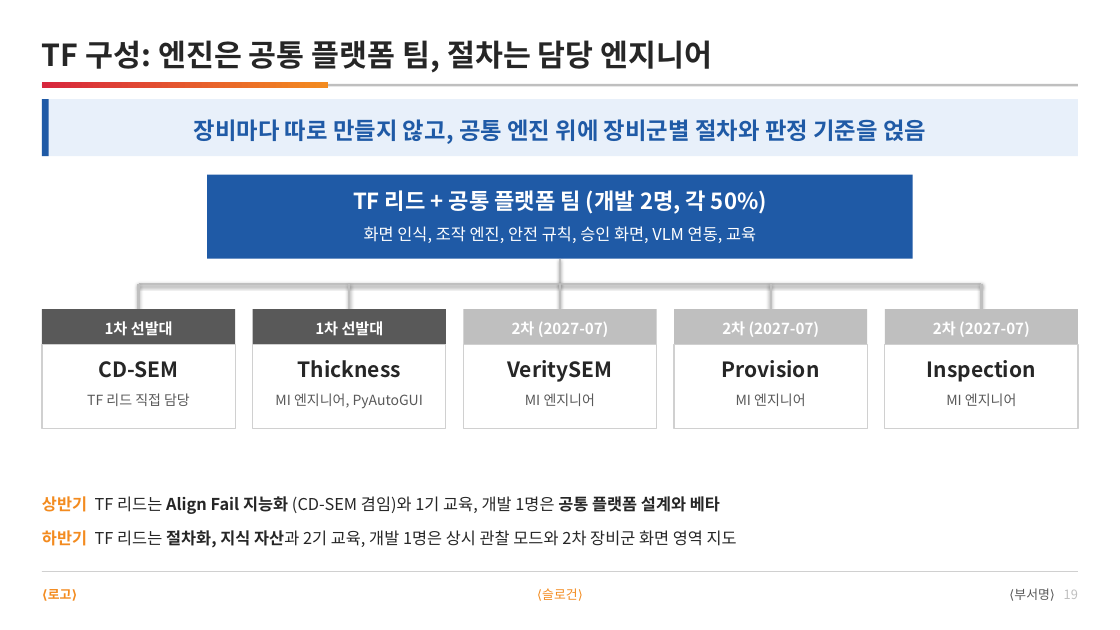
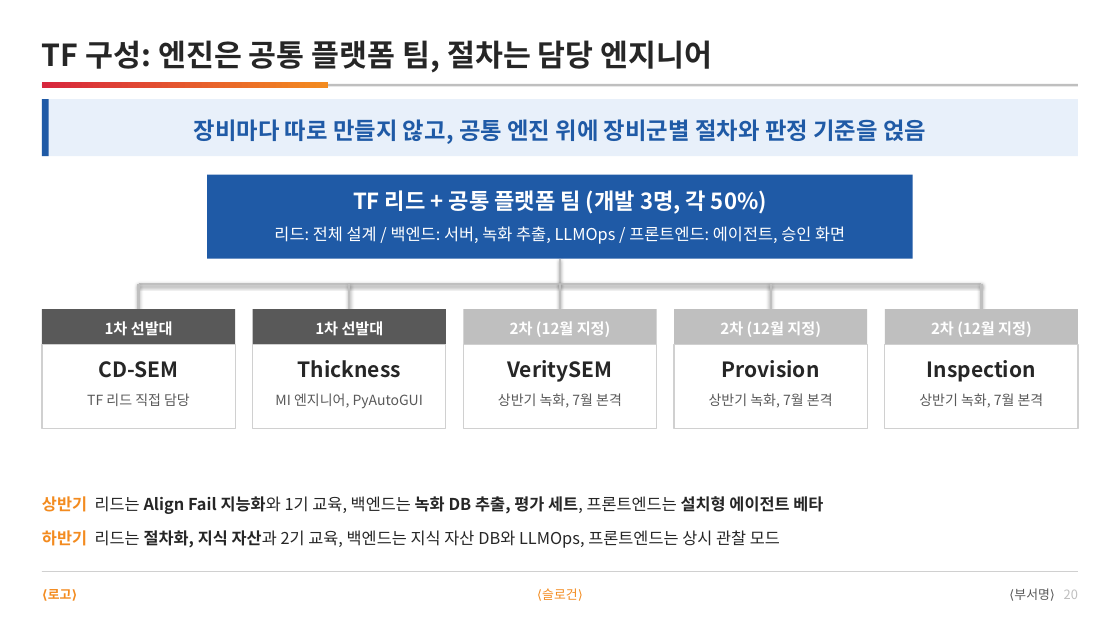
Before and after one commit to DarrenKoi/pm_notes, a slide deck: slide 20 of my-task/arc-tf/deliverables/arc-tf-team-full.pptx (slide 19 before the commit). Drawn at 1120x630 pixels with LibreOffice and Linux fonts; fonts in the diff are those of the drawing. Boxes give left, top, right and bottom in pixels: in the first picture for what was removed or moved away, otherwise in the second. Text is boxed around its words. In the diff, an @@ line names an element or a change of style, - is before the commit and + after.

```diff
--- a/my-task/arc-tf/deliverables/arc-tf-team-full.pptx
+++ b/my-task/arc-tf/deliverables/arc-tf-team-full.pptx
@@ text at (353,190,767,214): text changed @@
-TF 리드 + 공통 플랫폼 팀 (개발 2명, 각 50%)
+TF 리드 + 공통 플랫폼 팀 (개발 3명, 각 50%)
@@ text at (274,226,845,244): text changed @@
-화면 인식, 조작 엔진, 안전 규칙, 승인 화면, VLM 연동, 교육
+리드: 전체 설계 / 백엔드: 서버, 녹화 추출, LLMOps / 프론트엔드: 에이전트, 승인 화면
@@ text at (510,321,611,337): text changed @@
-2차 (2027-07)
+2차 (12월 지정)
@@ text at (720,321,821,337): text changed @@
-2차 (2027-07)
+2차 (12월 지정)
@@ text at (931,321,1032,337): text changed @@
-2차 (2027-07)
+2차 (12월 지정)
@@ text at (498,393,622,408): text changed @@
-MI 엔지니어
+상반기 녹화, 7월 본격
@@ text at (709,393,833,408): text changed @@
-MI 엔지니어
+상반기 녹화, 7월 본격
@@ text at (919,393,1044,407): text changed @@
-MI 엔지니어
+상반기 녹화, 7월 본격
@@ text at (42,496,823,514): text changed; bold on @@
-상반기 TF 리드는 Align Fail 지능화 (CD-SEM 겸임)와 1기 교육, 개발 1명은 공통 플랫폼 설계와 베타
+상반기 리드는 Align Fail 지능화와 1기 교육, 백엔드는 녹화 DB 추출, 평가 세트, 프론트엔드는 설치형 에이전트 베타
@@ text at (42,530,780,548): text changed @@
-하반기 TF 리드는 절차화, 지식 자산과 2기 교육, 개발 1명은 상시 관찰 모드와 2차 장비군 화면 영역 지도
+하반기 리드는 절차화, 지식 자산과 2기 교육, 백엔드는 지식 자산 DB와 LLMOps, 프론트엔드는 상시 관찰 모드
@@ text at (1014,588,1078,600): text changed @@
-⟨부서명⟩ 19
+⟨부서명⟩ 20
```
Also in this commit, not shown: 17 other slides changed, 1 slide added, 15 other files.
